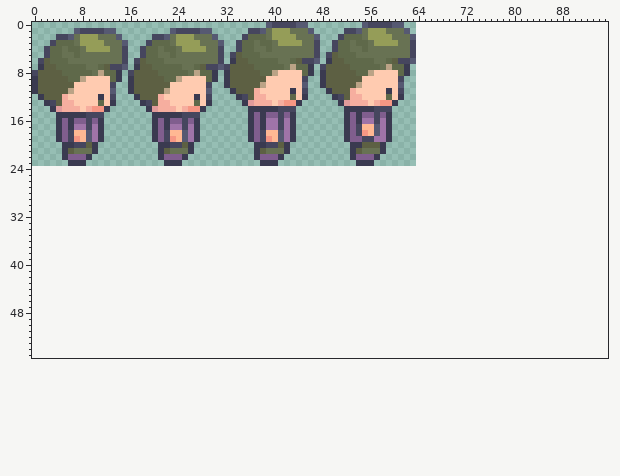
Two states of a sprite sheet, res/Character1.png. Above: the version before the commit.
The file is 64x24 pixels. The old version is drawn lined up with the new one, on the new canvas.
After:
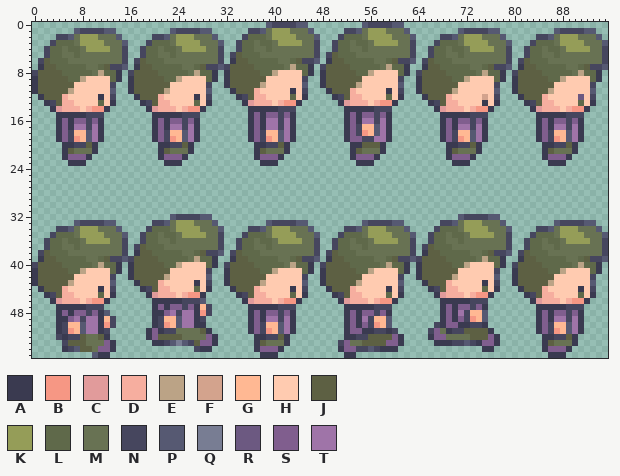
Palette (. is transparent): A #3a3a50  B #f69784  C #e19b9b  D #f6ae9f  E #bba386  F #d3a38d  G #ffb893  H #ffcbb0  J #5d6043  K #959d58  L #5f694a  M #687253  N #46465e  P #565972  Q #787d93  R #6c5981  S #805e8e  T #9f74a8
Commit message: Ajout character avec animation run
Diff:
canvas 64x24 -> 96x56
Changed rows in their new state; - is an unchanged pixel.
first column x 64:
 1 -------PNNNNPP---------PNNNNPP--
 2 ----NNPMKKKMMMP-----NNPMKKKMMMP-
 3 ---NLLLMKKKKMMMP---NLLLMKKKKMMMP
 4 --NLLMLLMKKKKMMN--NLLMLLMKKKKMMN
 5 --NLLMMLMMMMMMMN--NLLMMLMMMMMMMN
 6 -NJLLLMMMMMMMMMN-NJLLLMMMMMMMMMN
 7 -AJJLLLLLMMLJNNP-AJJLLLLLMMLJNNP
 8 NJJJJLLLLLMELLA-NJJJJLLLLLMELLA-
 9 AJJJJJLLEHHHHLA-AJJJJJLLEHHHHLA-
10 AJJJJJJHHHHHHN--AJJJJJJHHHHHHN--
11 AJJJJJEHHHHHHP--AJJJJJEHHHHHHP--
12 -AJJJDHHHHHFHN---AJJJDHHHHHRHN--
13 --ANJDDHHHHAHA----ANJDDHHHHLHA--
14 ---ACDDDHDBBA------ACDDDHDBBA---
15 ----AAAAANNN--------AAAAANNN----
16 ----ASASSNSA--------ASASSNSA----
17 ----ASATTNTA--------ASATTNTA----
18 ----ASNGGPTA--------ASNGGPTA----
19 ----ASNBGPTA--------ASNBGPTA----
20 -----AANNJA----------AANNJA-----
21 -----AJMMMA----------AJMMMA-----
22 -----ASSSA-----------ASSSA------
23 ------AAA-------------AAA-------
first column x 0:
32 -----------------------PNNNNPP-----------------------------------------PNNNNPP------------------
33 -------PNNNNPP------NNPMKKKMMMP--------PNNNNPP---------PNNNNPP------NNPMKKKMMMP--------PNNNNPP--
34 ----NNPMKKKMMMP----NLLLMKKKKMMMP----NNPMKKKMMMP-----NNPMKKKMMMP----NLLLMKKKKMMMP----NNPMKKKMMMP-
35 ---NLLLMKKKKMMMP--NLLMLLMKKKKMMN---NLLLMKKKKMMMP---NLLLMKKKKMMMP--NLLMLLMKKKKMMN---NLLLMKKKKMMMP
36 --NLLMLLMKKKKMMN--NLLMMLMMMMMMMN--NLLMLLMKKKKMMN--NLLMLLMKKKKMMN--NLLMMLMMMMMMMN--NLLMLLMKKKKMMN
37 --NLLMMLMMMMMMMN-NJLLLMMMMMMMMMN--NLLMMLMMMMMMMN--NLLMMLMMMMMMMN-NJLLLMMMMMMMMMN--NLLMMLMMMMMMMN
38 -NJLLLMMMMMMMMMN-AJJLLLLLMMLJNNP-NJLLLMMMMMMMMMN-NJLLLMMMMMMMMMN-AJJLLLLLMMLJNNP-NJLLLMMMMMMMMMN
39 -AJJLLLLLMMLJNNPNJJJJLLLLLMELLA--AJJLLLLLMMLJNNP-AJJLLLLLMMLJNNPNJJJJLLLLLMELLA--AJJLLLLLMMLJNNP
40 NJJJJLLLLLMELLA-AJJJJJLLEHHHHLA-NJJJJLLLLLMELLA-NJJJJLLLLLMELLA-AJJJJJLLEHHHHLA-NJJJJLLLLLMELLA-
41 AJJJJJLLEHHHHLA-AJJJJJJHHHHHHN--AJJJJJLLEHHHHLA-AJJJJJLLEHHHHLA-AJJJJJJHHHHHHN--AJJJJJLLEHHHHLA-
42 AJJJJJJHHHHHHN--AJJJJJEHHHHHHP--AJJJJJJHHHHHHN--AJJJJJJHHHHHHN--AJJJJJEHHHHHHP--AJJJJJJHHHHHHN--
43 AJJJJJEHHHHHHP---AJJJDHHHHHAHN--AJJJJJEHHHHHHP--AJJJJJEHHHHHHP---AJJJDHHHHHAHN--AJJJJJEHHHHHHP--
44 -AJJJDHHHHHAHN----ANJDDHHHHLHA---AJJJDHHHHHAHN---AJJJDHHHHHAHN----ANJDDHHHHLHA---AJJJDHHHHHAHN--
45 --ANJDDHHHHLHA-----ACDDDHDBBA-----ANJDDHHHHLHA----ANJDDHHHHLHA-----ACDDDHDBBA-----ANJDDHHHHLHA--
46 ---ACDDDHDBBA-------AAAAANNNP------ACDDDHDBBA------ACDDDHDBBA-------AAAAANNN-------ACDDDHDBBA---
47 ----AAAAANNN--------ASASSNSAGN------AAAAANNN--------AAAAANNN--------ASASSNSA--------AAAAANNN----
48 ----ASASSNSAP-------AASTNTTABN------ASASSNSA--------ASASSNSA--------ASATNGGP--------ASASSNSA----
49 ----AASTNTTAGN------ANGGPTTAN-------ASATTNTA--------ASATNGGP--------ASASNBGP--------ASATTNTA----
50 ----ANGGPTTABN------ANBGPTTAA-------ASNGGPTA--------ASASNBGP-------NASSAANNA--------ASNGGPTA----
51 ----ANBGPTTAN------ASANNMMMMJA------ASNBGPTA--------ASSAANNAN-----NSMANNJJJJA-------ASNBGPTA----
52 ----NANNJMMJA------ASJJJJMMMMSA------AANNJA---------AANNJJJJSA----ASSMMMMJJJSA-------AANNJA-----
53 -----NJJJMMMSA------AANPQPNJSSA------AJMMMA--------NSMMJJJJSSA-----AAANNPNASSA-------AJMMMA-----
54 -----ANPJJMSSA-------------NAA-------ASSSA---------ASSNNPNAAA--------------AA--------ASSSA------
55 ----------PAA-------------------------AAA-----------AA--------------------------------AAA-------
Where, in picture pixels (left, top, right, bottom), the same in both pictures:
added: (416, 28, 608, 166)
added: (32, 214, 608, 358)
